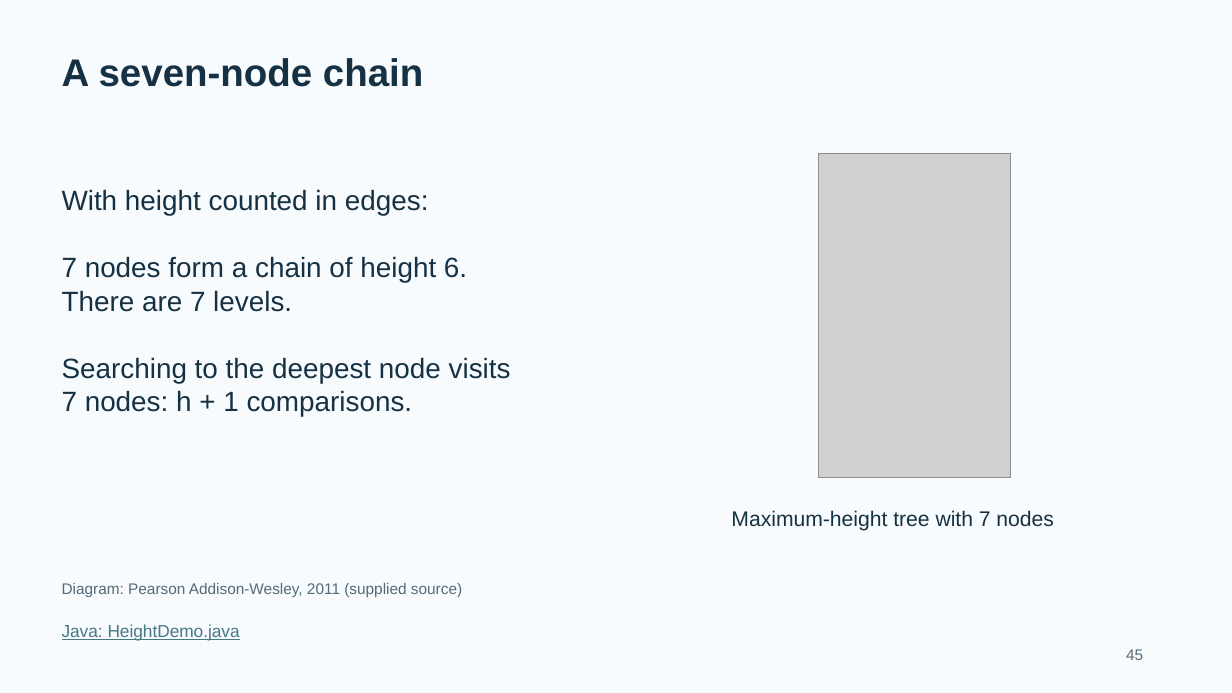
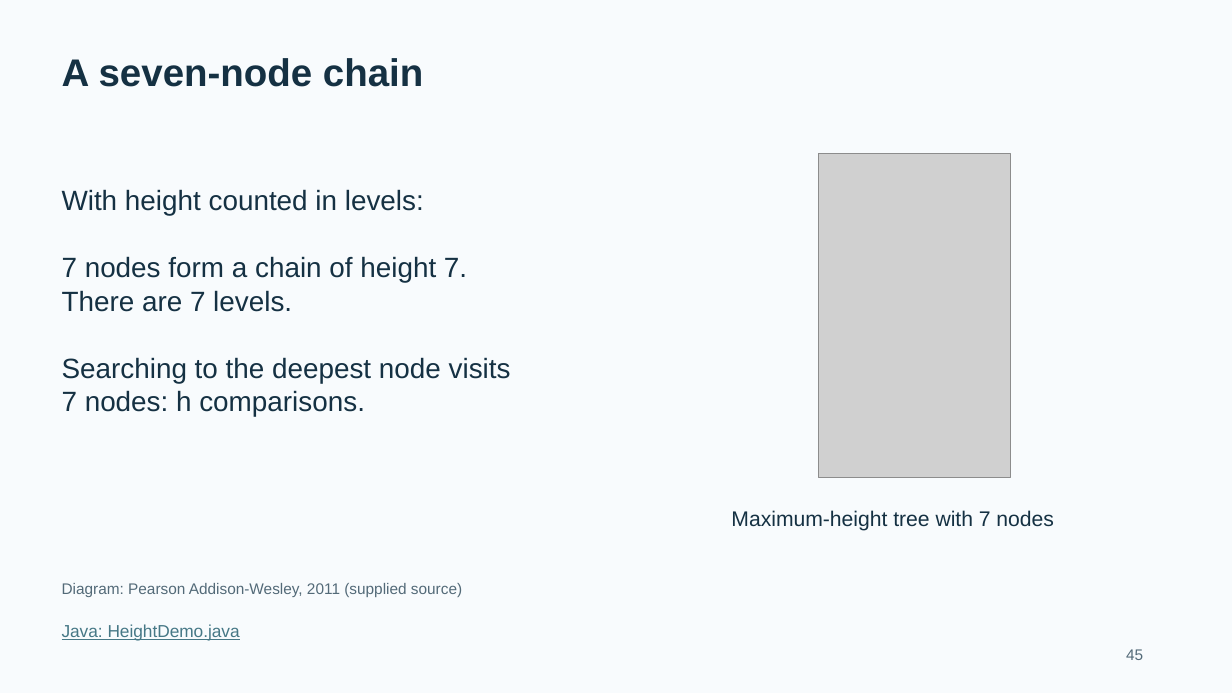
Before and after one commit to bzartoshty/bzartoshty.github.io, a slide deck: slide 45 of COMP182/Lectures/Lecture10/Lecture10_BST_Linked.pptx. Drawn at 1232x693 pixels with LibreOffice and Linux fonts; fonts in the diff are those of the drawing; grey boxes stand for pictures. Boxes give left, top, right and bottom in pixels: in the first picture for what was removed or moved away, otherwise in the second. Text is boxed around its words. In the diff, an @@ line names an element or a change of style, - is before the commit and + after.

Commit message:
Use empty-tree height zero in COMP182 and COMP282 BST materials
Update the linked slides and PDFs, height formulas and quiz solutions, Java height examples, and documentation. Preserve existing iterator examples. Implement level-counting getHeight in the older COMP282 tree classes and add height convention checks.

```diff
--- a/COMP182/Lectures/Lecture10/Lecture10_BST_Linked.pptx
+++ b/COMP182/Lectures/Lecture10/Lecture10_BST_Linked.pptx
@@ text at (x1=62, y1=189, x2=467, y2=282): text changed @@
-With height counted in edges:
-7 nodes form a chain of height 6.
+With height counted in levels:
+7 nodes form a chain of height 7.
@@ text at (x1=62, y1=390, x2=365, y2=416): text changed @@
-7 nodes: h + 1 comparisons.
+7 nodes: h comparisons.
```
Also in this commit, not shown: 13 other slides changed, 17 other files.
